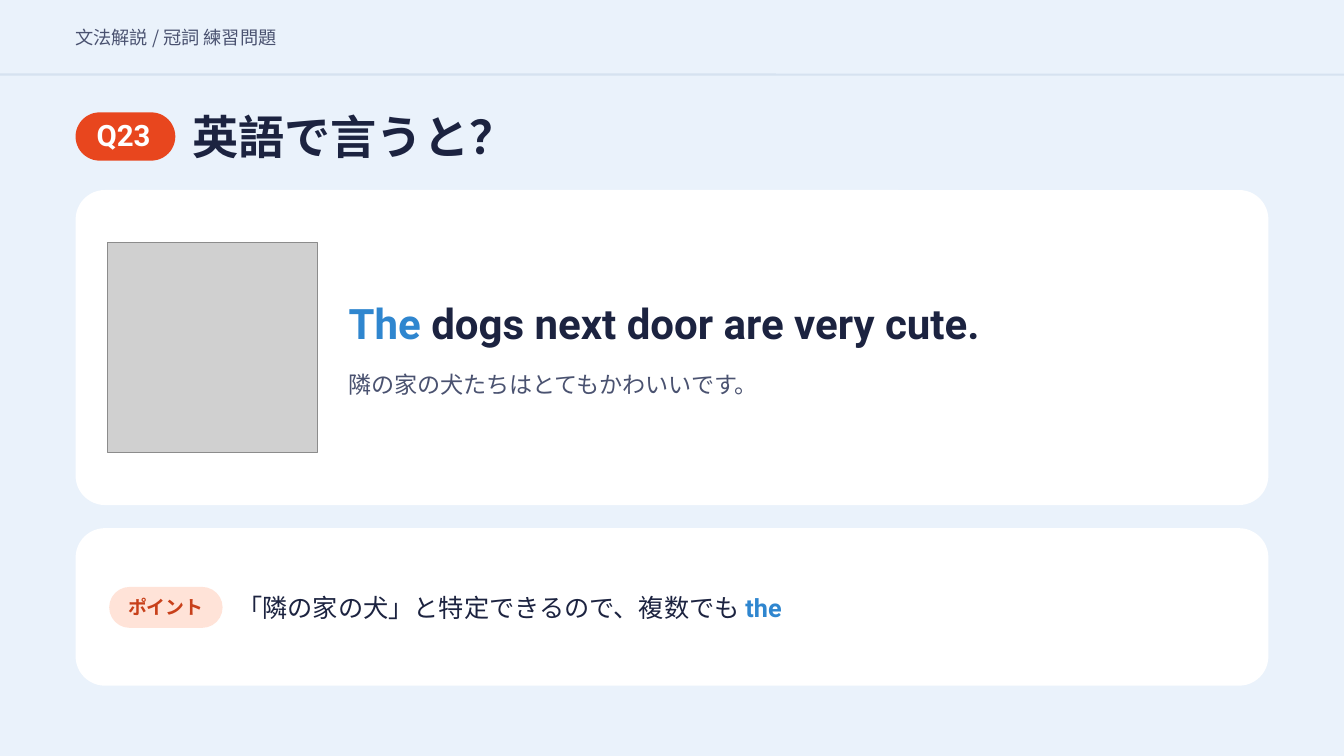
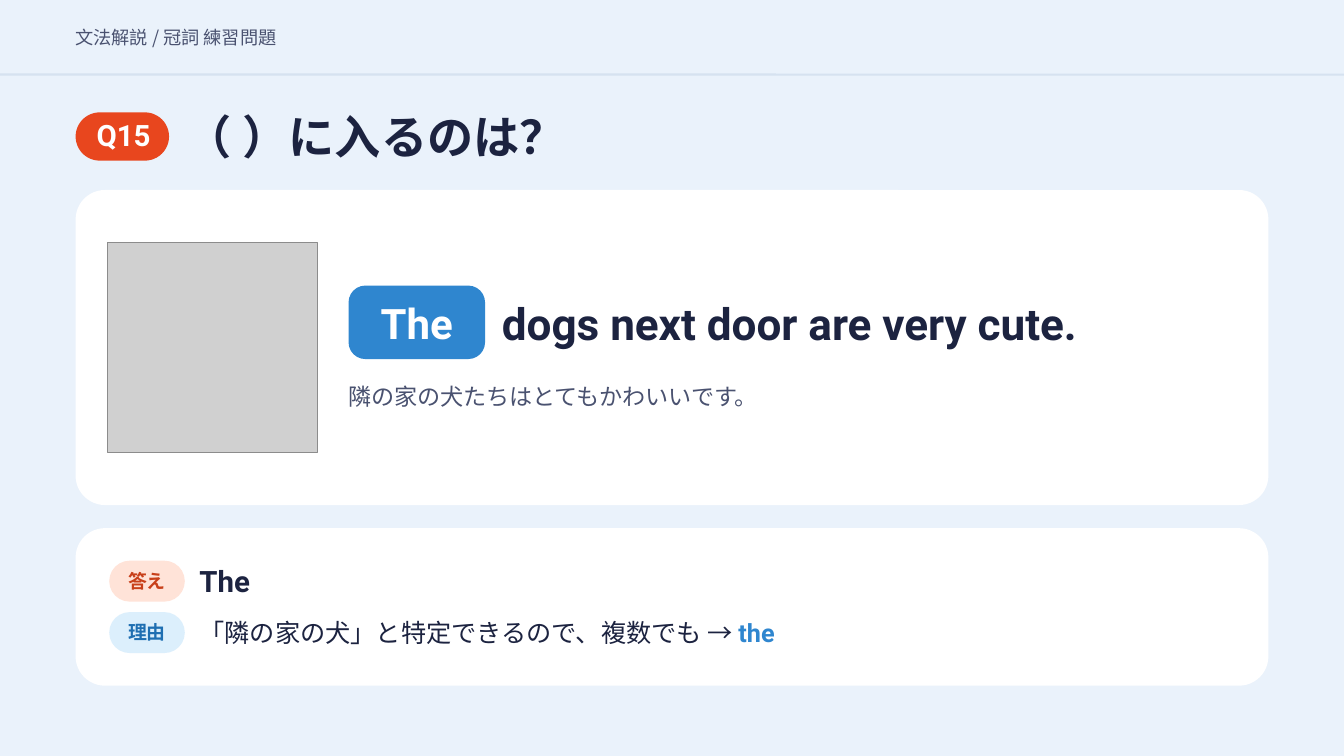
Before and after one commit to hinakajisaki-dev/hina-english, a slide deck: slide 36 of matome/articles-4/articles-4-slides.pptx (slide 53 before the commit). Drawn at 1344x756 pixels with LibreOffice and Linux fonts; fonts in the diff are those of the drawing; grey boxes stand for pictures. Boxes give left, top, right and bottom in pixels: in the first picture for what was removed or moved away, otherwise in the second. Text is boxed around its words. In the diff, an @@ line names an element or a change of style, - is before the commit and + after.

```diff
--- a/matome/articles-4/articles-4-slides.pptx
+++ b/matome/articles-4/articles-4-slides.pptx
@@ rounded rectangle: place and size @@
-rounded rectangle at bbox=[76, 112, 175, 160]
+rounded rectangle at bbox=[76, 112, 169, 160]
@@ text at bbox=[243, 114, 566, 159]: text changed @@
-英語で言うと？
+（ ）に入るのは？
@@ text at bbox=[97, 125, 151, 150]: text changed @@
-Q23
+Q15
@@ rounded rectangle added at bbox=[349, 285, 485, 359], fill #2F86CF @@
@@ text added at bbox=[381, 307, 453, 340], 30 pt, text #FFFFFF, bold @@
+The
@@ text at bbox=[502, 307, 1077, 350]: text changed; size 30 to 31.5 pt @@
-The dogs next door are very cute.
+dogs next door are very cute.
@@ text "隣の家の犬たちはとてもかわいいです。": place and size @@
-text "隣の家の犬たちはとてもかわいいです。" at bbox=[349, 373, 758, 395]
+text "隣の家の犬たちはとてもかわいいです。" at bbox=[349, 385, 758, 407]
@@ rounded rectangle: place and size @@
-rounded rectangle at bbox=[109, 587, 222, 628]
+rounded rectangle at bbox=[109, 561, 185, 602]
@@ text removed at bbox=[128, 597, 203, 615] @@
-ポイント
@@ text added at bbox=[128, 572, 166, 590], 13.5 pt, text #C8401A, bold @@
+答え
@@ text added at bbox=[199, 570, 250, 593], 21 pt, text #1C2340, bold @@
+The
@@ rounded rectangle added at bbox=[109, 612, 185, 653], fill #DCEFFC @@
@@ text added at bbox=[128, 623, 166, 641], 13.5 pt, text #1F6FB2, bold @@
+理由
@@ text at bbox=[199, 620, 774, 644]: text changed @@
-「隣の家の犬」と特定できるので、複数でも the
+「隣の家の犬」と特定できるので、複数でも → the
```
Also in this commit, not shown: 49 other slides changed, 1 slide added, 2 slides removed, 3 other files.
